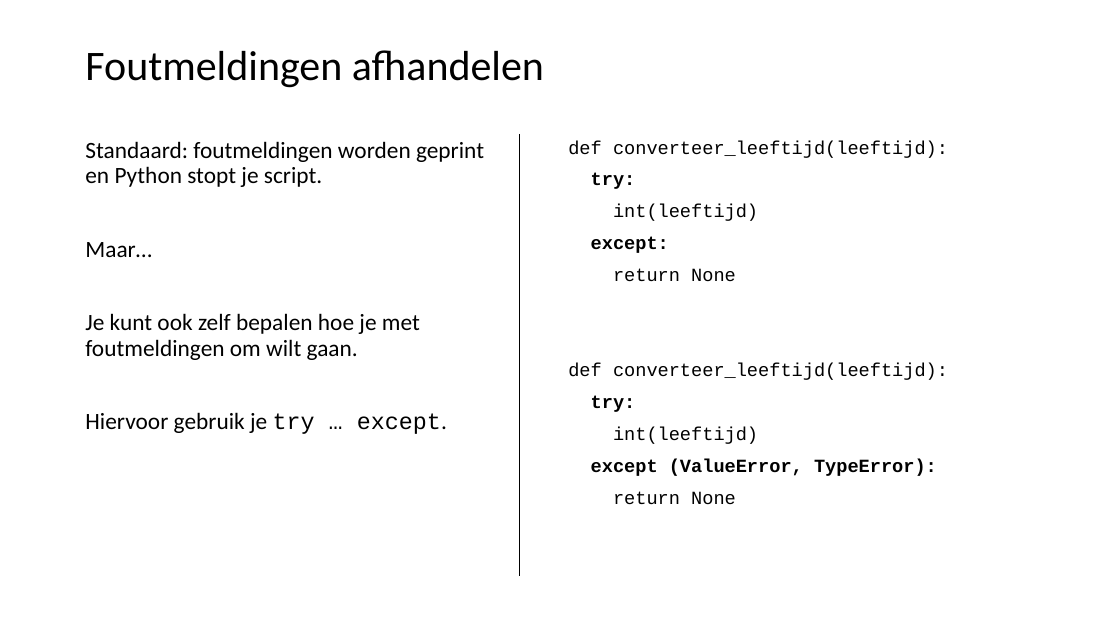
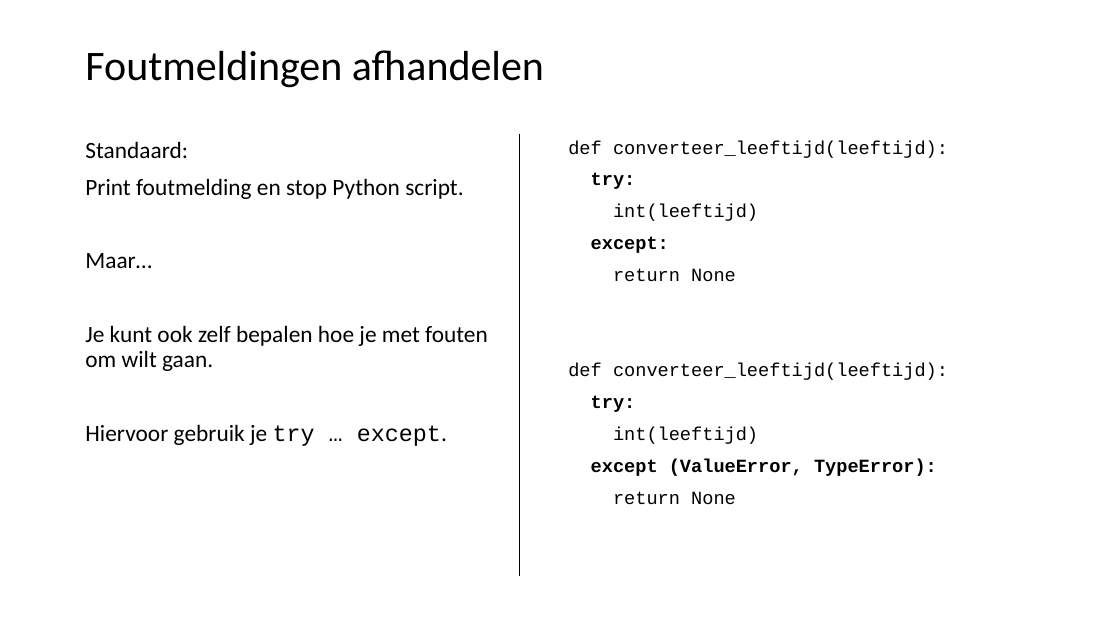
Before and after one commit to LFKoning/knowledge-sharing, a slide deck: slide 31 of python_trainees/2_production_code/python_traineeship_2.pptx (slide 30 before the commit). Drawn at 1120x630 pixels with LibreOffice and Linux fonts; fonts in the diff are those of the drawing. Boxes give left, top, right and bottom in pixels: in the first picture for what was removed or moved away, otherwise in the second. Text is boxed around its words. In the diff, an @@ line names an element or a change of style, - is before the commit and + after.

Commit message:
Python trainees updates

```diff
--- a/python_trainees/2_production_code/python_traineeship_2.pptx
+++ b/python_trainees/2_production_code/python_traineeship_2.pptx
@@ text at (x1=85, y1=141, x2=463, y2=199): text changed @@
-Standaard: foutmeldingen worden geprint en Python stopt je script.
+Standaard:
+Print foutmelding en stop Python script.
@@ text at (x1=85, y1=325, x2=488, y2=371): text changed @@
-Je kunt ook zelf bepalen hoe je met foutmeldingen om wilt gaan.
+Je kunt ook zelf bepalen hoe je met fouten om wilt gaan.
```
Also in this commit, not shown: 3 other slides changed, 12 other files.
